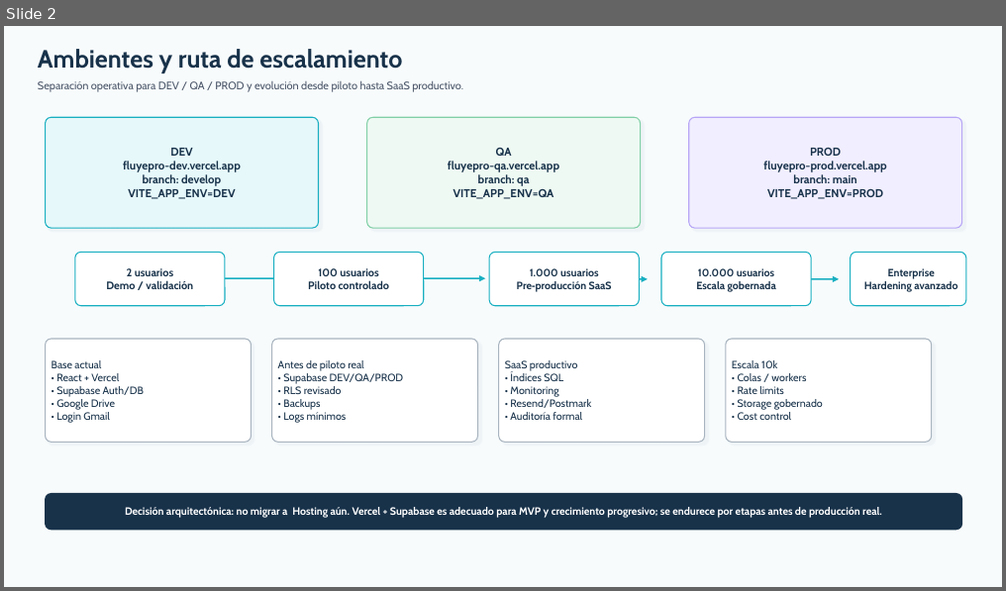
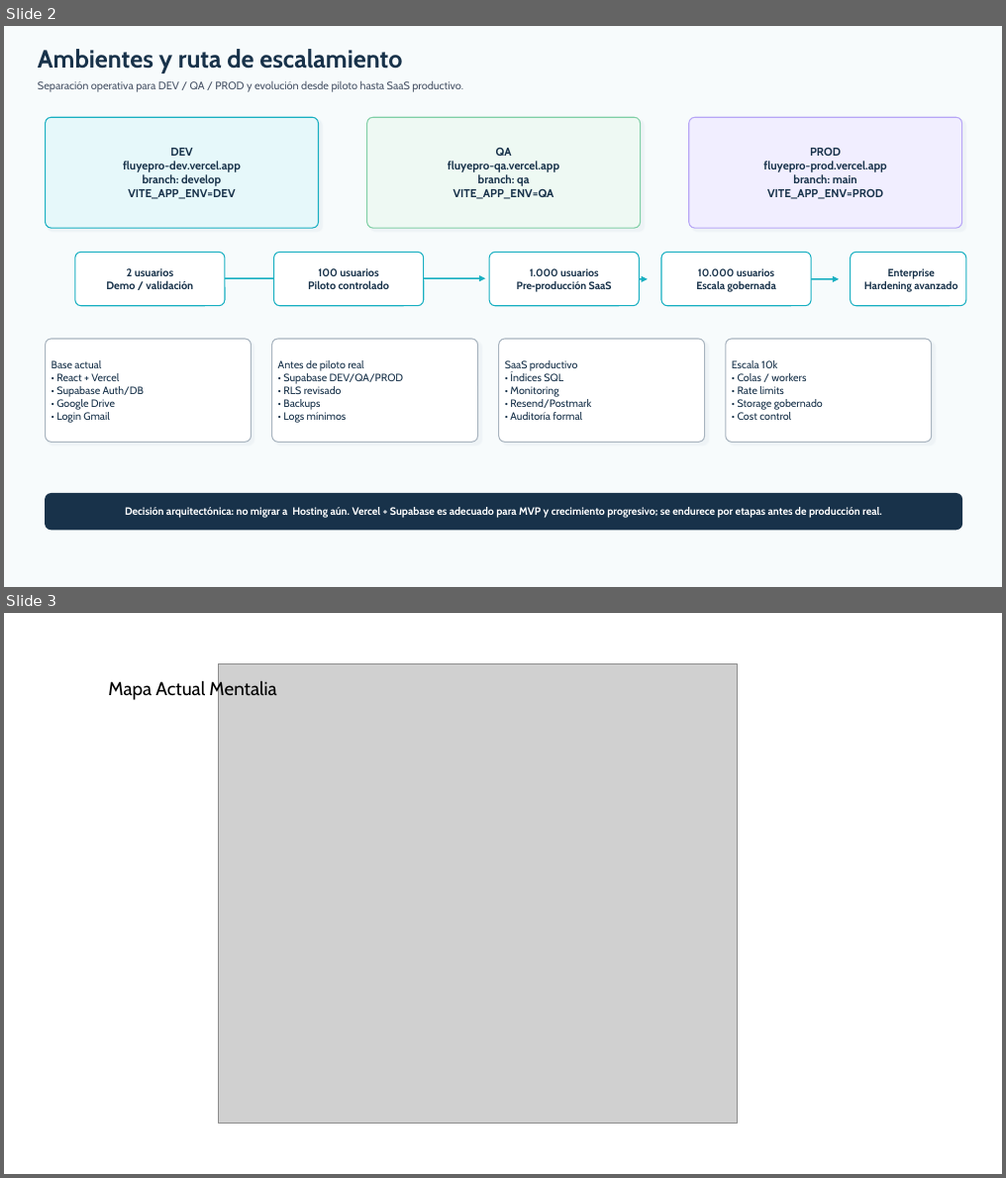
Before and after one commit to rescobarkGmail/mentalia-mvp, a slide deck: Diagramas/Arquitectura_Mentalia_FluyePro.pptx. Shown one above the other, each under a label of ours: slide 2 before the commit, slides 2 and 3 after it. The pictures are 1006x591 and 1006x1178 pixels, drawn with LibreOffice and Linux fonts; fonts in the diff are those of the drawing; grey boxes stand for pictures. Boxes give left, top, right and bottom in pixels: in the first picture for what was removed or moved away, otherwise in the second. Text is boxed around its words. In the diff, an @@ line names an element or a change of style, - is before the commit and + after.

Commit message:
Actualizar disponibilidad, agenda y modalidades

```diff
--- a/Diagramas/Arquitectura_Mentalia_FluyePro.pptx
+++ b/Diagramas/Arquitectura_Mentalia_FluyePro.pptx
@@ slide 3 added at [4, 613, 1002, 1174], background #FFFFFF @@
@@ picture added at [219, 663, 737, 1124] @@
@@ text added at [108, 679, 276, 700], 18 pt, text #000000 @@
+Mapa Actual Mentalia
```
Also in this commit, not shown: 4 other slides added, 16 other files.
